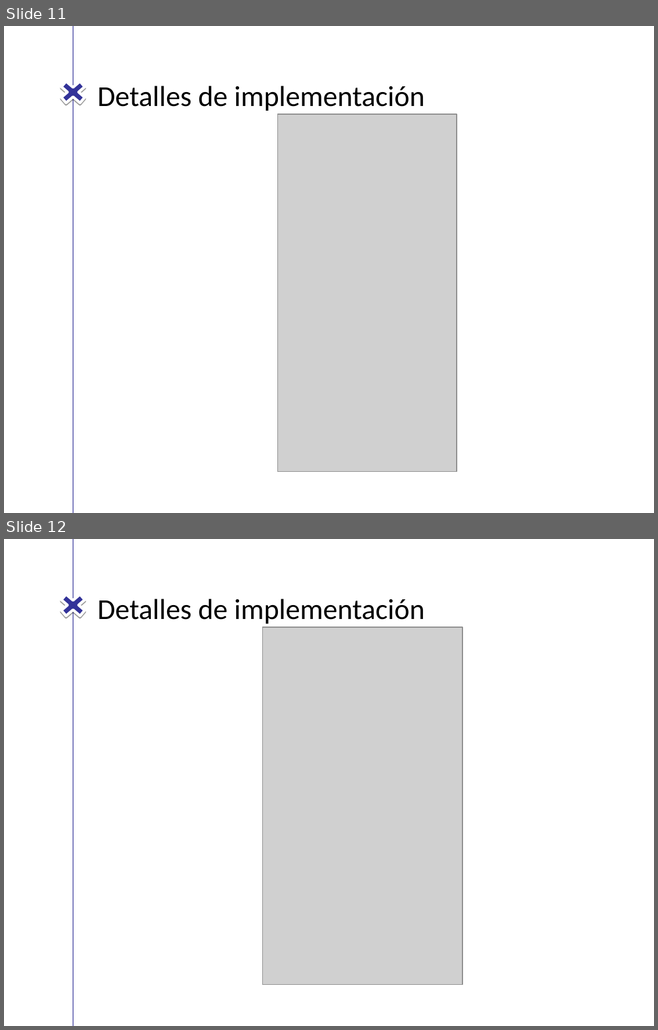
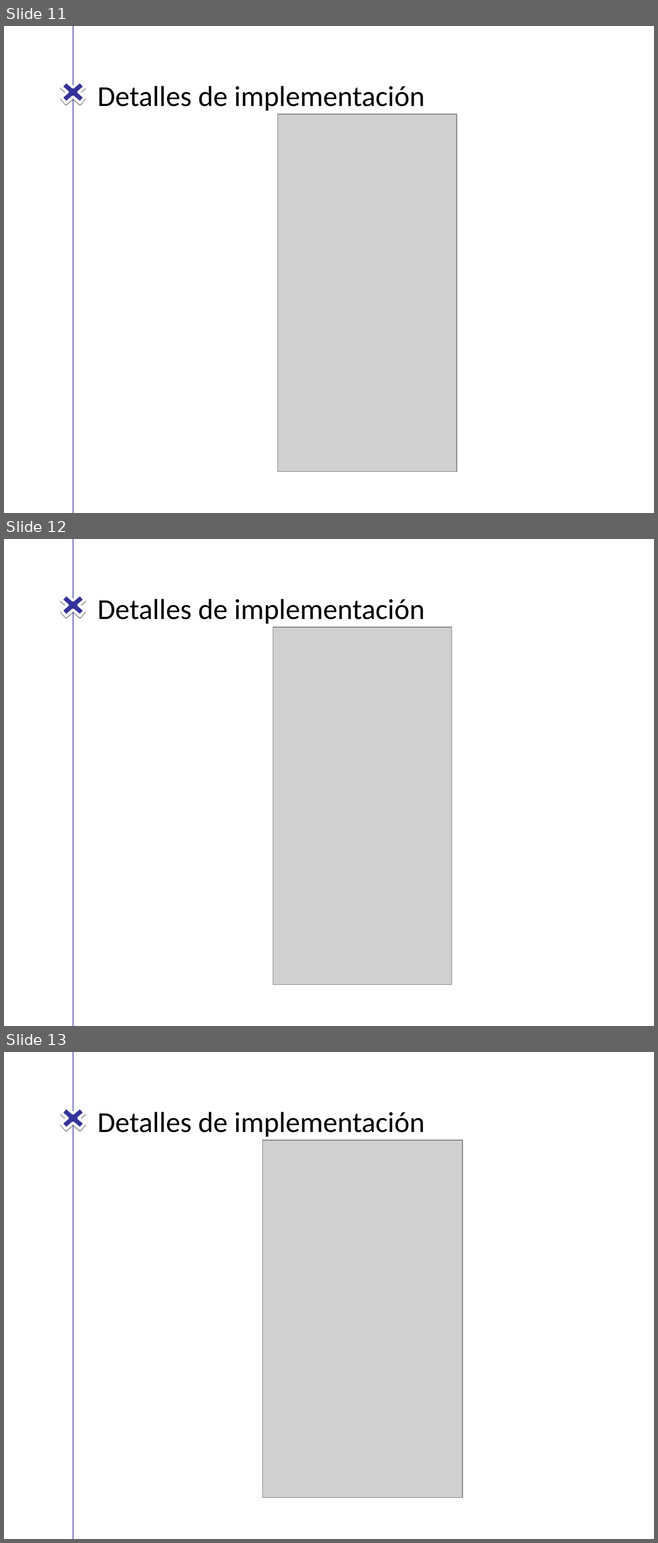
Before and after one commit to vdseoane/STOCKNFC-TFM, a slide deck: Presentacion/stockNFC.ppt. Shown one above the other, each under a label of ours: slides 11 and 12 before the commit, slides 11, 12 and 13 after it. The pictures are 658x1030 and 658x1543 pixels, drawn with LibreOffice and Linux fonts; fonts in the diff are those of the drawing; grey boxes stand for pictures; background and template pictures are left out. Boxes give left, top, right and bottom in pixels: in the first picture for what was removed or moved away, otherwise in the second. Text is boxed around its words. In the diff, an @@ line names an element or a change of style, - is before the commit and + after.

Commit message:
presentacion

```diff
--- a/Presentacion/stockNFC.ppt
+++ b/Presentacion/stockNFC.ppt
@@ slide 12 added at [4,539,654,1026], background picture (left out) @@
@@ line added from (73, 539) to (73, 1026), #2F2F98 0.74 pt @@
@@ freeform shape added at [55,589,91,620], fill #333399, outline #FFFFFF 3 pt @@
@@ title added at [97,599,424,624], 32 pt, text #000000 @@
+Detalles de implementación
@@ picture added at [273,627,452,985] @@
@@ what was slide 12 is now slide 13 @@
```
